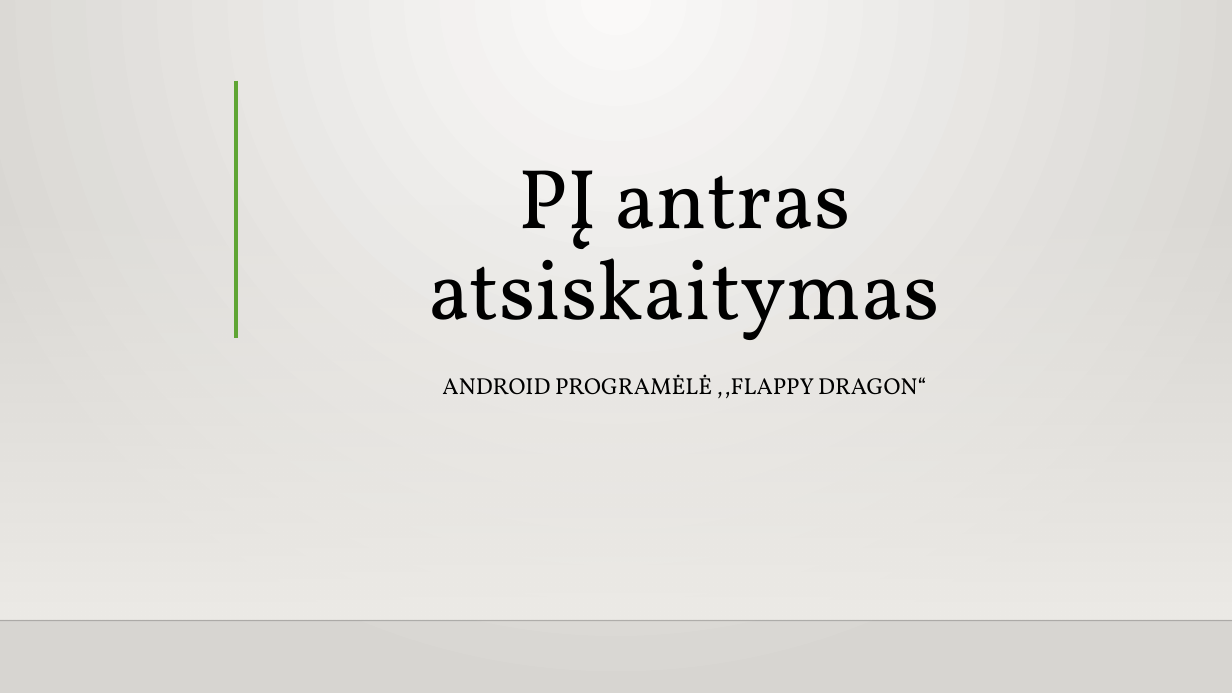
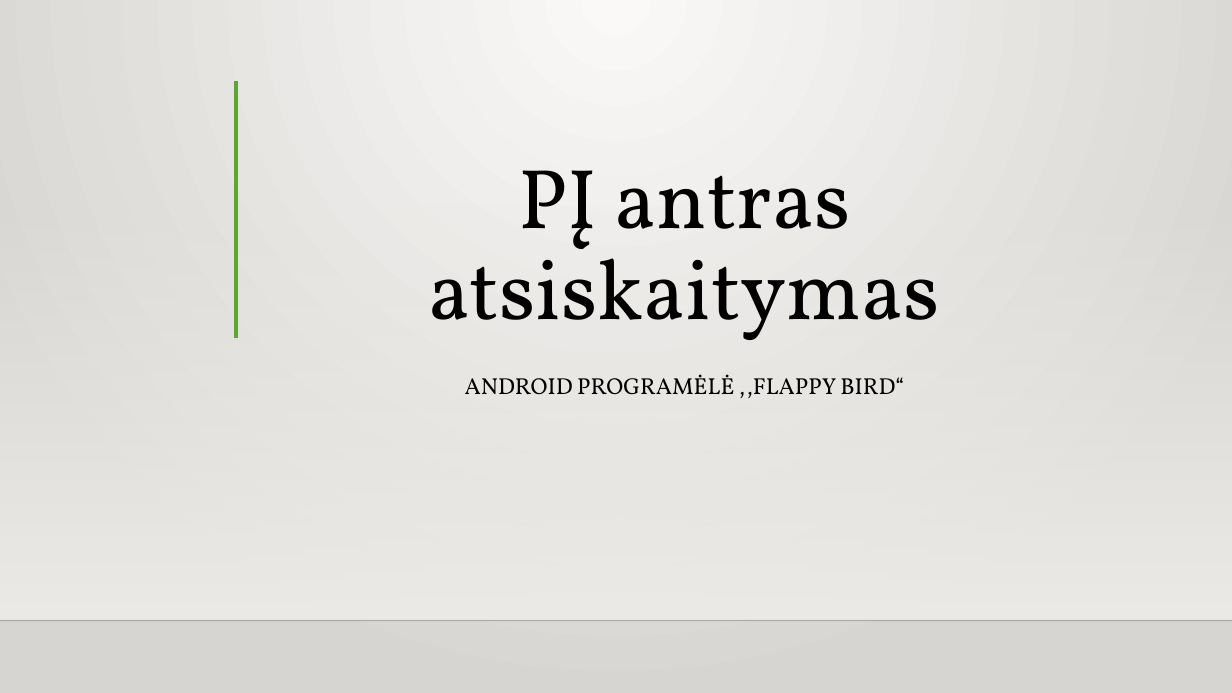
Before and after one commit to IgnasTrashDove1/Flappy, a slide deck: slide 1 of PĮ-antras-atsiskaitymas.pptx. Drawn at 1232x693 pixels with LibreOffice and Linux fonts; fonts in the diff are those of the drawing; background and template pictures are left out. Boxes give left, top, right and bottom in pixels: in the first picture for what was removed or moved away, otherwise in the second. Text is boxed around its words. In the diff, an @@ line names an element or a change of style, - is before the commit and + after.

```diff
--- a/PĮ-antras-atsiskaitymas.pptx
+++ b/PĮ-antras-atsiskaitymas.pptx
@@ subtitle at <box>465,374,904,398</box>: text changed @@
-ANDROID PROGRAMĖLĖ ,,FLAPPY DRAGON“
+ANDROID PROGRAMĖLĖ ,,FLAPPY BIRD“
```
Also in this commit, not shown: 7 other slides changed, 2 slides added, 4 slides removed.
